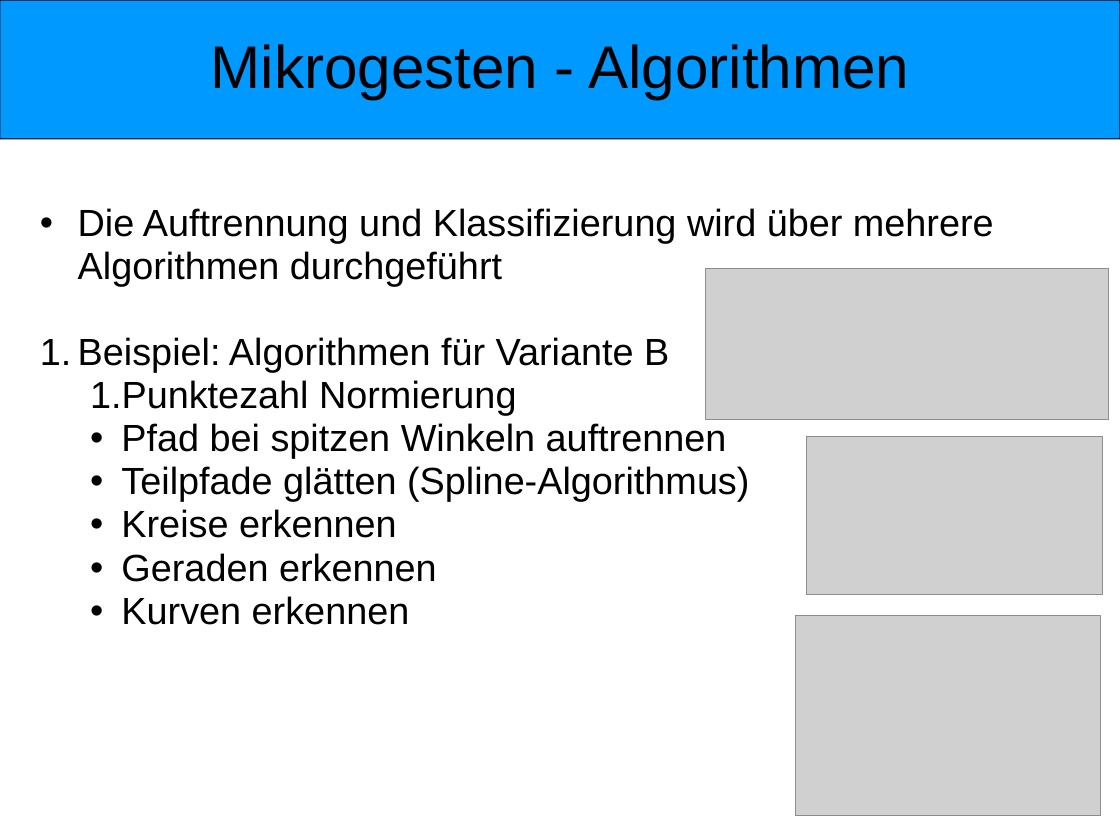
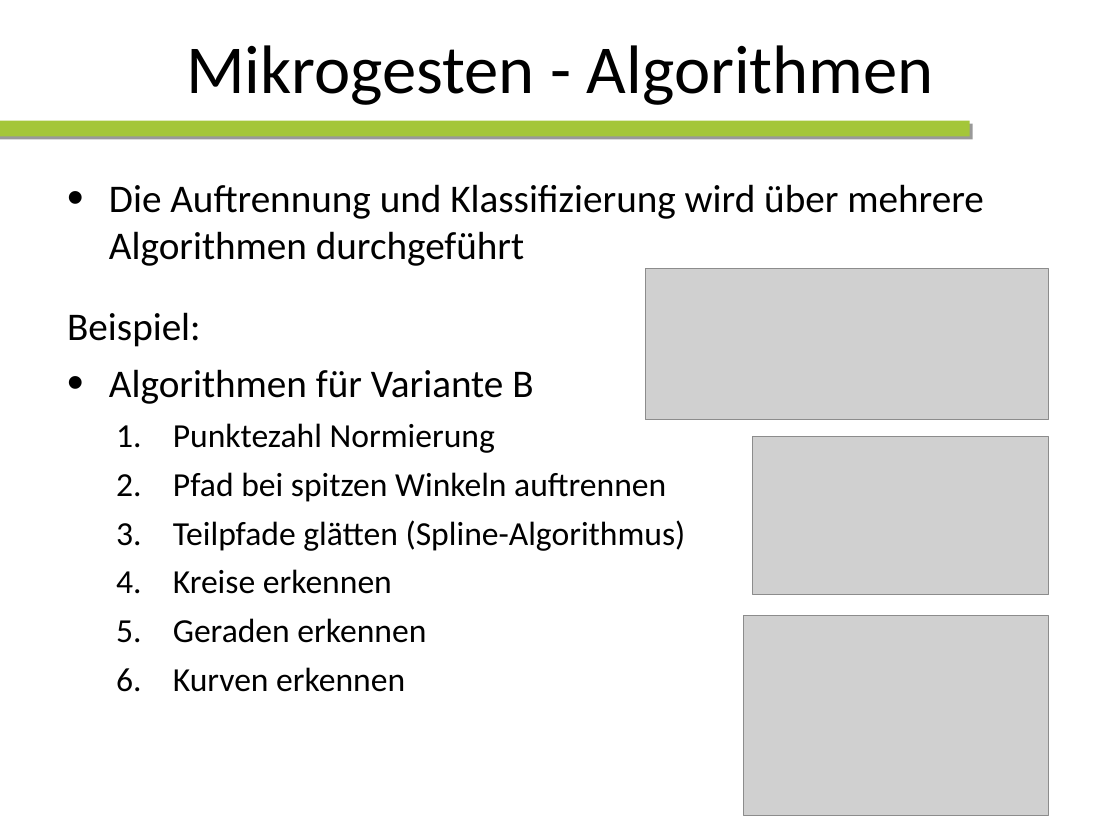
Before and after one commit to wtfc63/ba10-bsha-1, a slide deck: slide 12 of doc/presentation/presentation.ppt. Drawn at 1120x840 pixels with LibreOffice and Linux fonts; fonts in the diff are those of the drawing; grey boxes stand for pictures; background and template pictures are left out. Boxes give left, top, right and bottom in pixels: in the first picture for what was removed or moved away, otherwise in the second. Text is boxed around its words. In the diff, an @@ line names an element or a change of style, - is before the commit and + after.

```diff
--- a/doc/presentation/presentation.ppt
+++ b/doc/presentation/presentation.ppt
@@ rounded rectangle removed at (x1=0, y1=0, x2=1120, y2=139) @@
@@ title "Mikrogesten - Algorithmen" moved from (x1=211, y1=44, x2=909, y2=99) to (x1=186, y1=45, x2=934, y2=105) @@
@@ title "Mikrogesten - Algorithmen" at (x1=186, y1=45, x2=934, y2=105): size 43 to 49 pt, font Arial to Calibri; line spacing 0.95 to 1; vertical alignment top to middle @@
@@ rectangle added at (x1=0, y1=121, x2=970, y2=137), fill #A4C639 @@
@@ text "Die Auftrennung und Klassifizierung wird ..." moved from (x1=78, y1=208, x2=994, y2=625) to (x1=67, y1=184, x2=984, y2=692) @@
@@ text at (x1=109, y1=184, x2=984, y2=692): size 27 to 28 pt in "Die Auftrennung und Klassifizierung wird über mehrere ..."; font Arial to Calibri in "Die Auftrennung und Klassifizierung wird über mehrere ...", "Punktezahl Normierung", "Pfad bei spitzen Winkeln auftrennen", "Teilpfade glätten (Spline-Algorithmus)" and 3 more places; size 27 to 24 pt in "Punktezahl Normierung", "Pfad bei spitzen Winkeln auftrennen", "Teilpfade glätten (Spline-Algorithmus)", "Kreise erkennen" and 2 more places; list level 2 to 1 in "Die Auftrennung und Klassifizierung wird ..."; line spacing 0.95 to 1; list level 3 to 2 in "Punktezahl Normierung"; bullet • to 1.; list level 3 to 2 in "Pfad bei spitzen Winkeln auftrennen"; list level 3 to 2 in "Teilpfade glätten (Spline-Algorithmus)"; list level 3 to 2 in "Kreise erkennen"; list level 3 to 2 in "Geraden erkennen"; list level 3 to 2 in "Kurven erkennen" @@
@@ picture moved from (x1=706, y1=269, x2=1109, y2=420) to (x1=645, y1=269, x2=1048, y2=420) @@
@@ text at (x1=67, y1=312, x2=533, y2=404): text changed; size 27 to 28 pt; font Arial to Calibri @@
-  1. Beispiel: Algorithmen für Variante B
+Beispiel:
+• Algorithmen für Variante B
@@ picture moved from (x1=806, y1=437, x2=1102, y2=595) to (x1=753, y1=437, x2=1048, y2=595) @@
@@ picture moved from (x1=795, y1=616, x2=1100, y2=816) to (x1=744, y1=616, x2=1048, y2=816) @@
```
Also in this commit, not shown: 25 other slides changed, 1 slide added, 1 slide removed.
